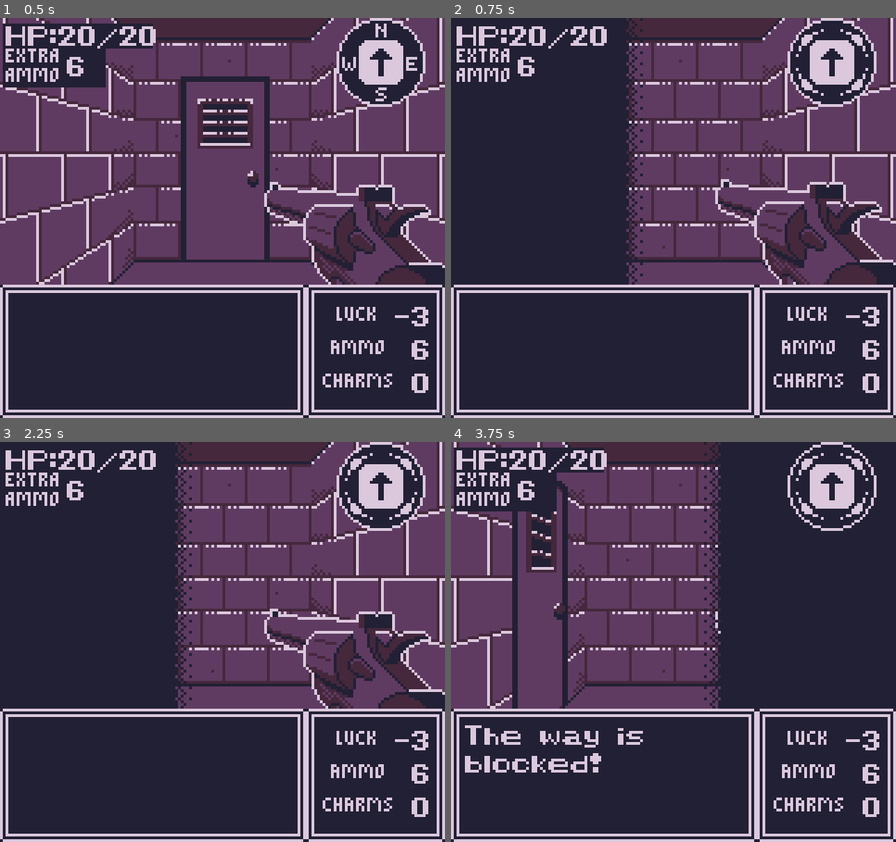
Above: before the commit, frames 1-4 (two rows, left to right).
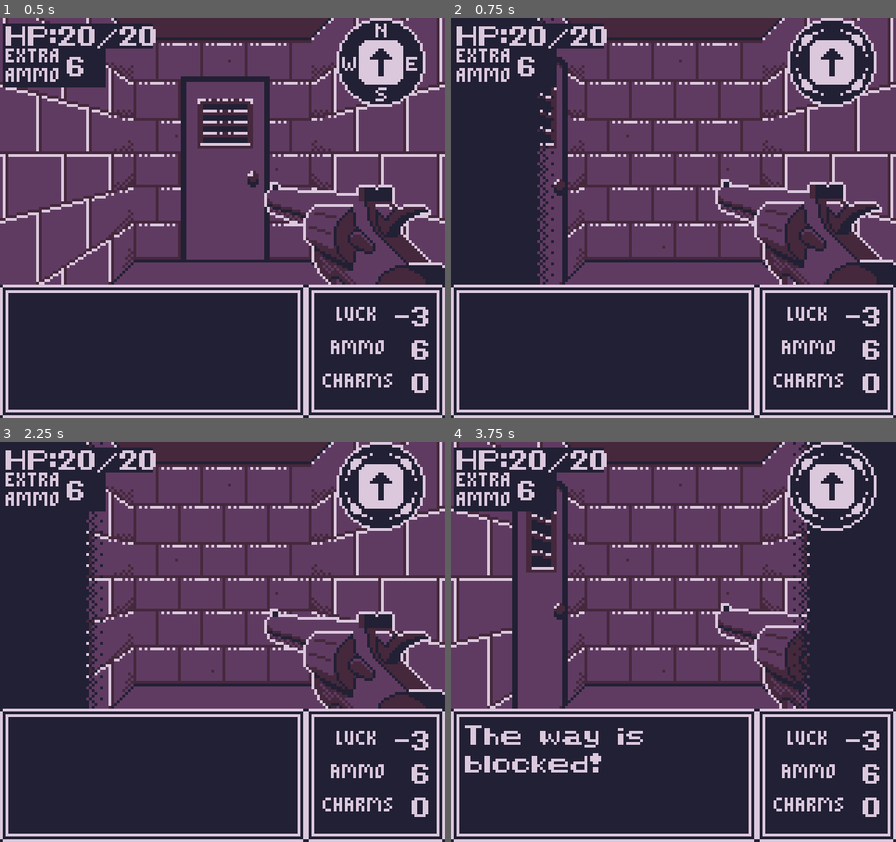
Above: after the commit, the same moments.

Repository: GartTheSkeleton/GameboyDungeon
Game: Godot game, scene res://src/Game/gameworld.tscn
Same seed, same stepped clock (60 frames per second), same inputs: the game is played once before the commit and once after it.
Inputs:
- Up to frame 1 (0.5 s): no input
- Up to frame 2 (0.75 s): tap Enter at 0.5 s; hold Right (Right) from 0.53 s (still down); tap Z (A) at 0.6 s
- Up to frame 3 (2.25 s): tap Space at 1.25 s; release Right (Right) at 1.28 s; hold Down (Down) 1.28-2.03 s; tap X (B) at 1.35 s; tap Enter at 2 s; hold Right (Right) from 2.03 s (still down); tap Z (A) at 2.1 s
- Up to frame 4 (3.75 s): tap Space at 2.75 s; release Right (Right) at 2.78 s; hold Up (Up) 2.78-3.53 s; tap X (B) at 2.85 s; tap Enter at 3.5 s; hold Left (Left) from 3.53 s (still down); tap Z (A) at 3.6 s

Frame 1 is identical in both runs. In frame 2, 11% of the frame differs, in the area x 19-44%, y 0-67%; in frame 3, 12%; in frame 4, 12%, in the area x 56-81%, y 0-67%.

Commit message:
Game over screen

Diff:
--- a/src/Entities/Actors/Components/fighter_component.gd
+++ b/src/Entities/Actors/Components/fighter_component.gd
@@ -2,6 +2,8 @@
 extends Component
 
 @onready var gun = get_tree().get_first_node_in_group("Gun")
+
+var gameOverScreen = preload("res://src/Game/game_over.tscn")
 
 signal hp_changed(hp, max_hp)
 var parent: Entity
@@ -173,6 +175,10 @@
 	if get_map_data().player == entity:
 		death_message = "You died!"
 		SignalBus.player_died.emit()
+		var gameOver = gameOverScreen.instantiate()
+		var game = get_tree().get_first_node_in_group("Gameworld")
+		game.add_sibling(gameOver)
+		game.queue_free()
 	else:
 		death_message = "%s is dead!" % entity.get_entity_name()
 	MessageLog.send_message(death_message)
--- a/src/Game/gameworld.tscn
+++ b/src/Game/gameworld.tscn
@@ -297,7 +297,7 @@
 }],
 "loop": false,
 "name": &"Left",
-"speed": 18.0
+"speed": 24.0
 }, {
 "frames": [{
 "duration": 1.0,
@@ -320,7 +320,7 @@
 }],
 "loop": false,
 "name": &"Right",
-"speed": 18.0
+"speed": 24.0
 }, {
 "frames": [{
 "duration": 1.0,
@@ -343,7 +343,7 @@
 }],
 "loop": false,
 "name": &"Walk",
-"speed": 18.0
+"speed": 24.0
 }]
 
 [sub_resource type="StyleBoxTexture" id="StyleBoxTexture_d75vc"]
@@ -353,7 +353,7 @@
 texture_margin_right = 5.0
 texture_margin_bottom = 5.0
 
-[node name="InterfaceRoot" type="Control"]
+[node name="InterfaceRoot" type="Control" groups=["Gameworld"]]
 layout_mode = 3
 anchors_preset = 15
 anchor_right = 1.0
@@ -1669,7 +1669,7 @@
 [node name="Transitions" type="AnimatedSprite2D" parent="VBoxContainer/SubViewportContainer/SubViewport/Gameworld/Camera2D" groups=["Transitions"]]
 scale = Vector2(1, -1)
 sprite_frames = SubResource("SpriteFrames_xwwmq")
-animation = &"Walk"
+animation = &"Left"
 autoplay = "Empty"
 
 [node name="InputHandler" type="Node" parent="VBoxContainer/SubViewportContainer/SubViewport/Gameworld"]
Not shown: 1 places in src/Assets/Definitions/Panels/center_exit_panel_definition.tres that only renumber resources
Not shown: 1 places in src/Assets/Definitions/Panels/left_exit_panel_definition.tres that only renumber resources
Not shown: 1 places in src/Assets/Definitions/Panels/right_exit_panel_definition.tres that only renumber resources
